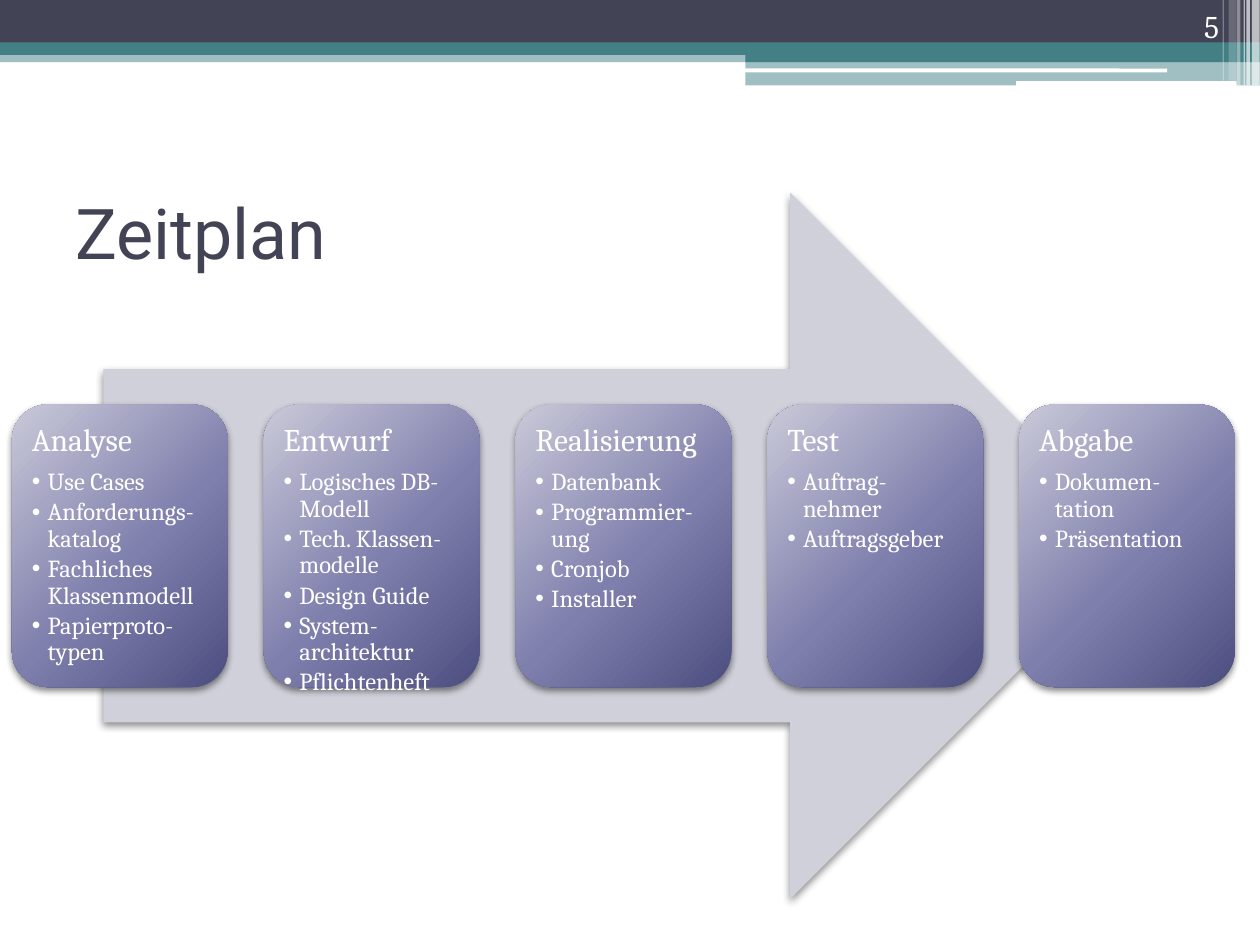
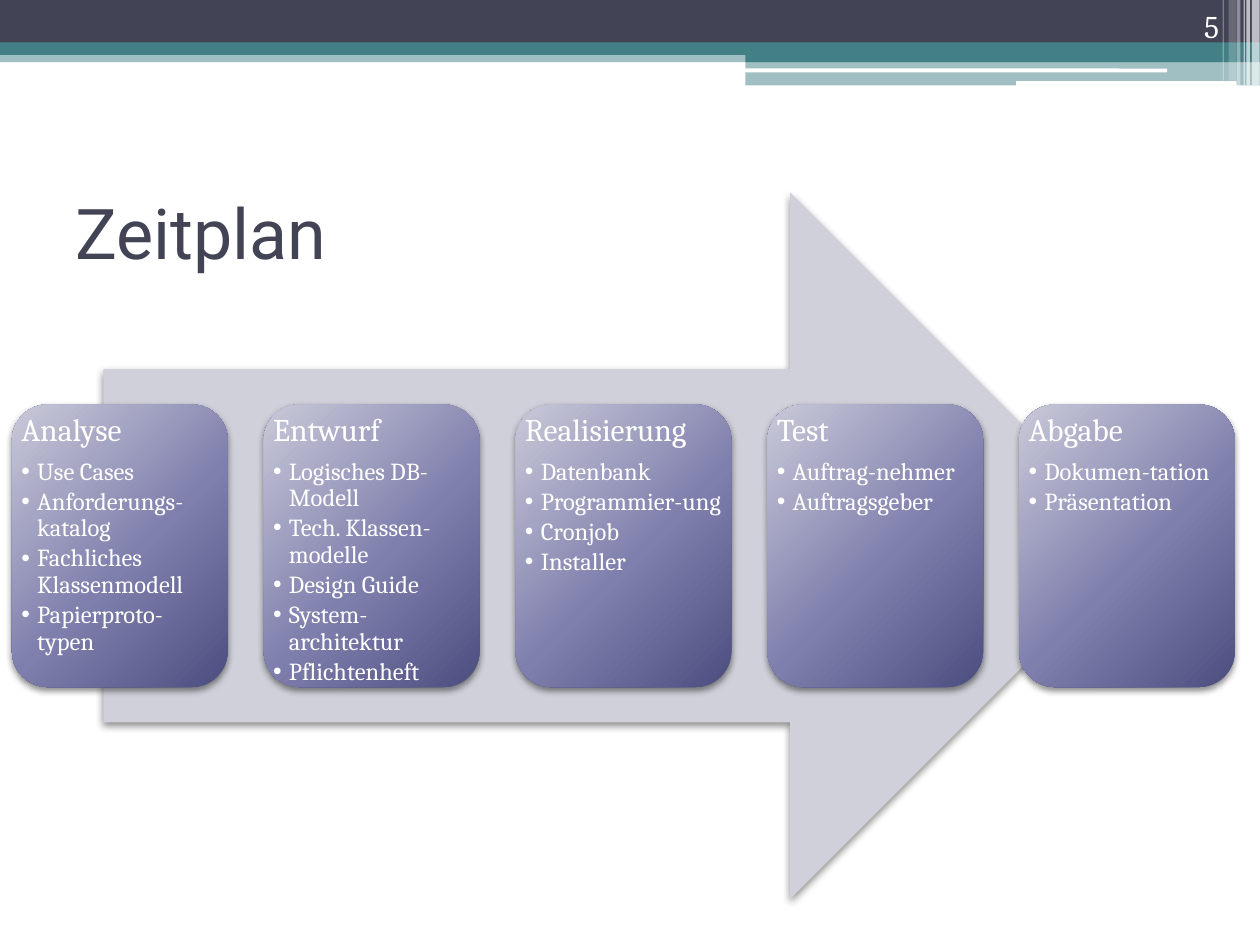
Before and after one commit to DanJoeHa/Fallstudie, a slide deck: slide 5 of Projektmanagement/Abschlusspräsentation.pptx. Drawn at 1260x945 pixels with LibreOffice and Linux fonts; fonts in the diff are those of the drawing. Boxes give left, top, right and bottom in pixels: in the first picture for what was removed or moved away, otherwise in the second. Text is boxed around its words. In the diff, an @@ line names an element or a change of style, - is before the commit and + after.

```diff
--- a/Projektmanagement/Abschlusspräsentation.pptx
+++ b/Projektmanagement/Abschlusspräsentation.pptx
@@ text "Analyse" rewrapped from [32,429,194,665] to [21,412,183,655] @@
@@ text "Entwurf" rewrapped from [284,429,441,660] to [273,419,430,680] @@
@@ text "Realisierung" rewrapped from [535,429,696,607] to [525,419,721,570] @@
@@ text "Test" rewrapped from [787,430,943,552] to [777,413,955,515] @@
@@ text "Abgabe" rewrapped from [1039,429,1183,547] to [1029,412,1209,510] @@
```
Also in this commit, not shown: 1 other slide changed.
